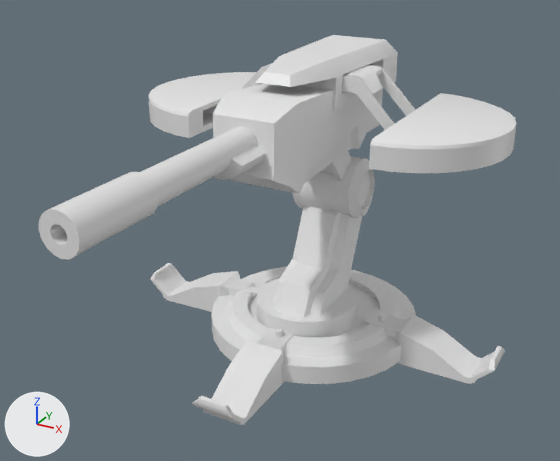
The Blender file meshes/turret.blend: old version first, new version second.
Both versions are drawn from a 50 mm lens placed at (1.082, -2.243, 0.985), pointed at (0.049, -0.364, 0.046). Every picture has the same lights, and +X, +Y and +Z are marked at lower left.

Before the edit, the objects in view are built like this:
```python
ob_cylinder_001 = bpy.data.objects.new('Cylinder.001', me_cylinder_001)
ob_cylinder_001.location = (-0.008, -0.008, -0.485)
ob_cylinder_001.rotation_euler = (0.0, 0.0, -1.571)  # degrees (0, 0, -90)
ob_cylinder_001.scale = (0.218, 0.218, 0.218)
ob_cylinder_004 = bpy.data.objects.new('Cylinder.004', me_cylinder_004)
ob_cylinder_004.parent = ob_arm2child
ob_cylinder_004.location = (0.0, 0.0, -0.485)
ob_cylinder_004.scale = (0.218, 0.218, 0.218)
ob_cylinder_008 = bpy.data.objects.new('Cylinder.008', me_cylinder_008)
ob_cylinder_008.parent = ob_arm2child
ob_cylinder_008.location = (0.0, 0.0, -0.485)
ob_cylinder_008.scale = (0.218, 0.218, 0.218)
ob_cylinder_012 = bpy.data.objects.new('Cylinder.012', me_cylinder_012)
ob_cylinder_012.parent = ob_arm2child
ob_cylinder_012.location = (0.0, 0.0, -0.485)
ob_cylinder_012.scale = (0.218, 0.218, 0.218)
# also in view: 'Cylinder.002' at (-0.008, -0.008, -0.437); 'Cylinder.011' at (-0.008, -0.088, 0.31); 'Cylinder.005' at (-0.008, -0.072, -0.381); 'Cylinder.003' at (-0.008, 0.012, 0.441); 'Cylinder.010' at (-0.008, -0.698, 0.33)
```
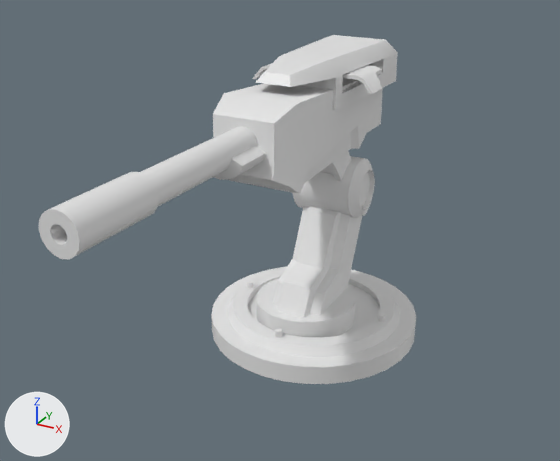
What differs and where, as boxes (x1, y1, x2, y2) in the pictures (560 x 461 px):
'Cylinder.004', hidden
    before: (149, 72, 517, 173)
'Cylinder.001', hidden
    before: (151, 263, 505, 425)
'Cylinder.008', hidden
    before: (203, 65, 415, 130)

What the commit changed:
Object 'Cylinder.001' (ob_cylinder_001) is now hidden.
Object 'Cylinder.004' (ob_cylinder_004) is now hidden.
Object 'Cylinder.008' (ob_cylinder_008) is now hidden.
